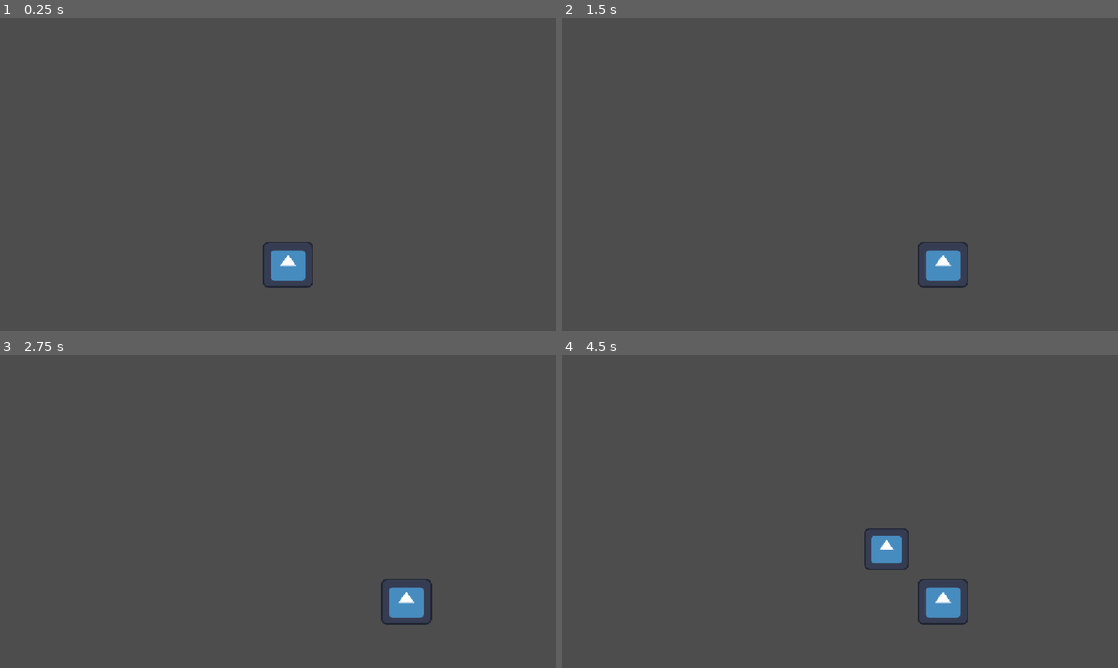
Above: before the commit, frames 1-4 (two rows, left to right).
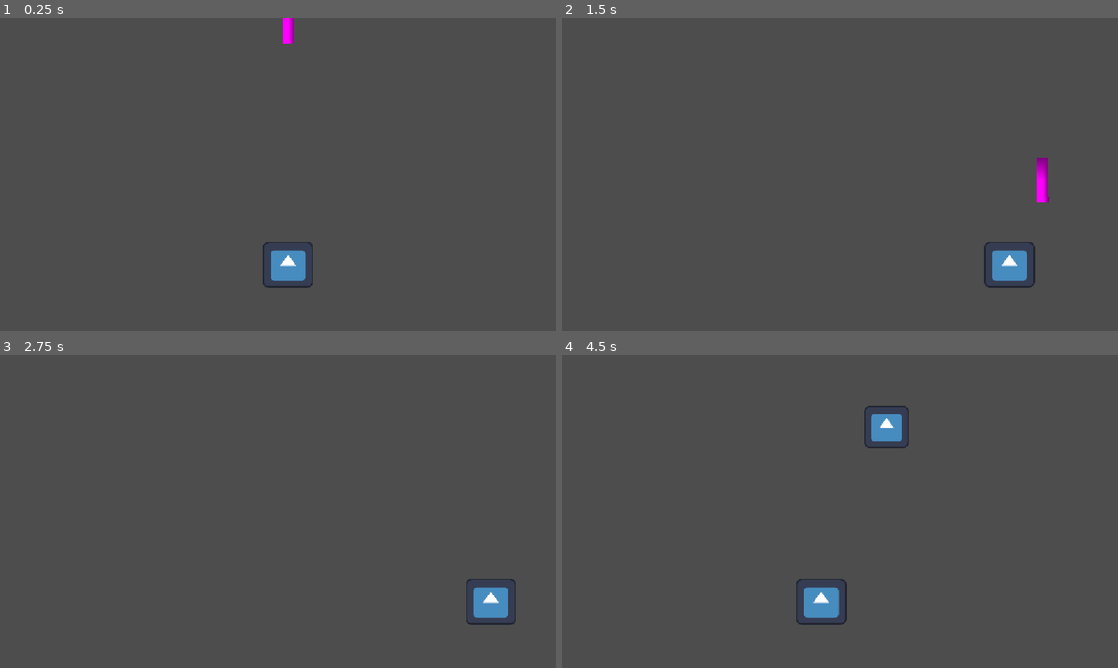
Above: after the commit, the same moments.

Repository: tanst-lang/Zombie-runner
Game: Godot game, scene res://world_scene.tscn
Two runs of this game, one before a commit and one after it. Both use one fixed random seed, a clock stepped at 60 frames per second and the inputs below. The engine's default icon, where the game draws it, is replaced by a stand-in: a white triangle on a blue panel in a dark square.
Inputs:
- Up to frame 1 (0.25 s): no input
- Up to frame 2 (1.5 s): hold Right (ui_right) 0.53-1.28 s; tap Space (shoot, bound only after the commit) at 0.6, 1.35 s; hold Left (ui_left) from 1.28 s (still down)
- Up to frame 3 (2.75 s): release Left (ui_left) at 2.03 s; hold Right (ui_right) from 2.03 s (still down); tap Space (shoot, bound only after the commit) at 2.1 s
- Up to frame 4 (4.5 s): tap Space (shoot, bound only after the commit) at 2.85, 3.6, 4.35 s; release Right (ui_right) at 3.53 s; hold Left (ui_left) from 3.53 s (still down)

The runs differ from the first frame. In frame 1, 0.2% of the frame differs, in the area x 50-53%, y 0-9%; in frame 2, 1.8%; in frame 3, 1.5%; in frame 4, 2.9%, in the area x 42-73%, y 16-87%.

Commit message:
colisions are detected

Diff:
--- /dev/null
+++ b/zombie-runner/area_2d.gd
@@ -0,0 +1,12 @@
+extends Area2D
+class_name bullet
+
+const BULLET_SPEED= 25
+# Called when the node enters the scene tree for the first time.
+func _ready() -> void:
+	pass # Replace with function body.
+
+
+# Called every frame. 'delta' is the elapsed time since the previous frame.
+func _process(delta: float) -> void:
+	position.y -= BULLET_SPEED
--- /dev/null
+++ b/zombie-runner/bullet_scene.tscn
@@ -0,0 +1,22 @@
+[gd_scene format=3 uid="uid://dnaevhn75frux"]
+
+[ext_resource type="Script" uid="uid://ct2g1ppiue23x" path="res://area_2d.gd" id="1_aic6c"]
+
+[sub_resource type="PlaceholderTexture2D" id="PlaceholderTexture2D_6tghx"]
+
+[sub_resource type="RectangleShape2D" id="RectangleShape2D_ge4e3"]
+size = Vector2(86, 20)
+
+[node name="Area2D" type="Area2D" unique_id=1576397597]
+script = ExtResource("1_aic6c")
+
+[node name="Sprite2D" type="Sprite2D" parent="." unique_id=1749093968]
+position = Vector2(-0.9503555, -0.019245148)
+rotation = -1.5800643
+scale = Vector2(91.74999, 23.249998)
+texture = SubResource("PlaceholderTexture2D_6tghx")
+
+[node name="CollisionShape2D" type="CollisionShape2D" parent="." unique_id=857892280]
+position = Vector2(-1.0753555, -0.64424515)
+rotation = -1.5800643
+shape = SubResource("RectangleShape2D_ge4e3")
--- a/zombie-runner/enemy_scene.tscn
+++ b/zombie-runner/enemy_scene.tscn
@@ -17,3 +17,5 @@
 [node name="CollisionShape2D" type="CollisionShape2D" parent="." unique_id=326611041]
 position = Vector2(0.5, 0.25)
 shape = SubResource("RectangleShape2D_ge4e3")
+
+[connection signal="area_entered" from="." to="." method="_on_area_entered"]
--- /dev/null
+++ b/zombie-runner/game.gd
@@ -0,0 +1,10 @@
+extends Node2D
+
+@onready var marker: Marker2D = $Marker2D
+
+func _on_timer_timeout() -> void:
+	var obstacles = preload("res://obstacles_scene.tscn").instantiate()
+	obstacles.position.y = marker.position.y
+	obstacles.position.x = randf_range(1,110) * 10
+
+	add_child(obstacles)
--- a/zombie-runner/obstacles_scene.gd
+++ b/zombie-runner/obstacles_scene.gd
@@ -1,6 +1,15 @@
-extends StaticBody2D
+extends Area2D
 
-var speed = 300
+var speed = 100
 # Called every frame. 'delta' is the elapsed time since the previous frame.
 func _physics_process(delta: float) -> void:
 	position.y+= speed * delta
+
+
+
+func _on_area_entered(area: Area2D) -> void:
+	if area is bullet:
+		print("bullet")
+
+	if area is player:
+		print("player")
--- a/zombie-runner/obstacles_scene.tscn
+++ b/zombie-runner/obstacles_scene.tscn
@@ -6,7 +6,7 @@
 [sub_resource type="RectangleShape2D" id="RectangleShape2D_ge4e3"]
 size = Vector2(87, 80)
 
-[node name="object" type="StaticBody2D" unique_id=480257866]
+[node name="object" type="Area2D" unique_id=941999521]
 script = ExtResource("1_1gshu")
 
 [node name="Sprite2D" type="Sprite2D" parent="." unique_id=1281299314]
@@ -17,3 +17,5 @@
 [node name="CollisionShape2D" type="CollisionShape2D" parent="." unique_id=127777098]
 position = Vector2(0.5, 1)
 shape = SubResource("RectangleShape2D_ge4e3")
+
+[connection signal="area_entered" from="." to="." method="_on_area_entered"]
--- a/zombie-runner/obstacles_spawner.gd
+++ b/zombie-runner/obstacles_spawner.gd
@@ -4,7 +4,7 @@
 
 func _on_timer_timeout() -> void:
 	var obstacles = preload("res://obstacles_scene.tscn").instantiate()
-	obstacles.position.y = marker.position.y
+	obstacles.position.y = 0
 	obstacles.position.x = randf_range(1,110) * 10
 
 	add_child(obstacles)
--- a/zombie-runner/player_scene.gd
+++ b/zombie-runner/player_scene.gd
@@ -1,22 +1,19 @@
-extends CharacterBody2D
+extends Area2D
+class_name player
 
+@onready var bullet_prefab = preload("res://bullet_scene.tscn")
+const SPEED = 10
+var ammo = 2
 
-const SPEED = 350.0
-const JUMP_VELOCITY = -400.0
+func _process(delta: float) -> void:
+	if Input.is_action_pressed("player_left") and position.x > 1:
+		position.x -= SPEED
 
+	if Input.is_action_pressed("player_right") and position.x < 1100:
+		position.x += SPEED
 
-func _physics_process(delta: float) -> void:
-	# Get the input direction and handle the movement/deceleration.
-	# As good practice, you should replace UI actions with custom gameplay actions.
-	var direction := Input.get_axis("ui_left", "ui_right")
-	if direction:
-		velocity.x = direction * SPEED
-	else:
-		velocity.x = move_toward(velocity.x, 0, SPEED)
-
-	move_and_slide()
-
-
-func _on_area_2d_area_entered(area: Area2D) -> void:
-	#kill script
-	pass # Replace with function body.
+	if Input.is_action_just_pressed("shoot") and ammo > 0:
+		var bullet = bullet_prefab.instantiate()
+		bullet.position = position
+		ammo -=1
+		get_parent().add_child(bullet)
--- a/zombie-runner/player_scene.tscn
+++ b/zombie-runner/player_scene.tscn
@@ -6,7 +6,7 @@
 [sub_resource type="RectangleShape2D" id="RectangleShape2D_6tghx"]
 size = Vector2(99, 89)
 
-[node name="CharacterBody2D" type="CharacterBody2D" unique_id=1844742056]
+[node name="Area2D" type="Area2D" unique_id=621043706]
 script = ExtResource("1_g5c48")
 
 [node name="Sprite2D" type="Sprite2D" parent="." unique_id=1024116461]
--- a/zombie-runner/project.godot
+++ b/zombie-runner/project.godot
@@ -20,6 +20,24 @@
 window/stretch/mode="canvas_items"
 window/stretch/aspect="expand"
 
+[input]
+
+player_left={
+"deadzone": 0.2,
+"events": [Object(InputEventKey,"resource_local_to_scene":false,"resource_name":"","device":-1,"window_id":0,"alt_pressed":false,"shift_pressed":false,"ctrl_pressed":false,"meta_pressed":false,"pressed":false,"keycode":0,"physical_keycode":4194319,"key_label":0,"unicode":0,"location":0,"echo":false,"script":null)
+]
+}
+player_right={
+"deadzone": 0.2,
+"events": [Object(InputEventKey,"resource_local_to_scene":false,"resource_name":"","device":-1,"window_id":0,"alt_pressed":false,"shift_pressed":false,"ctrl_pressed":false,"meta_pressed":false,"pressed":false,"keycode":0,"physical_keycode":4194321,"key_label":0,"unicode":0,"location":0,"echo":false,"script":null)
+]
+}
+shoot={
+"deadzone": 0.2,
+"events": [Object(InputEventKey,"resource_local_to_scene":false,"resource_name":"","device":-1,"window_id":0,"alt_pressed":false,"shift_pressed":false,"ctrl_pressed":false,"meta_pressed":false,"pressed":false,"keycode":0,"physical_keycode":32,"key_label":0,"unicode":32,"location":0,"echo":false,"script":null)
+]
+}
+
 [physics]
 
 3d/physics_engine="Jolt Physics"
--- a/zombie-runner/world_scene.tscn
+++ b/zombie-runner/world_scene.tscn
@@ -3,11 +3,15 @@
 [ext_resource type="PackedScene" uid="uid://blg0gumwuixav" path="res://player_scene.tscn" id="1_vbdgo"]
 [ext_resource type="Script" uid="uid://dypd7otegk3si" path="res://obstacles_spawner.gd" id="2_77iun"]
 [ext_resource type="Script" uid="uid://ho2g5cllo3qf" path="res://enemy_spawner.gd" id="3_77iun"]
+[ext_resource type="PackedScene" uid="uid://dnaevhn75frux" path="res://bullet_scene.tscn" id="4_ijqok"]
 
 [node name="world" type="Node2D" unique_id=353233387]
 
 [node name="CharacterBody2D" parent="." unique_id=1844742056 instance=ExtResource("1_vbdgo")]
 position = Vector2(597, 511)
+
+[node name="bullet" parent="." unique_id=1576397597 instance=ExtResource("4_ijqok")]
+position = Vector2(599, 382)
 
 [node name="obstacles_spawner" type="Node2D" parent="." unique_id=433028103]
 script = ExtResource("2_77iun")
Not shown, added: zombie-runner/area_2d.gd.uid
Not shown, added: zombie-runner/game.gd.uid
